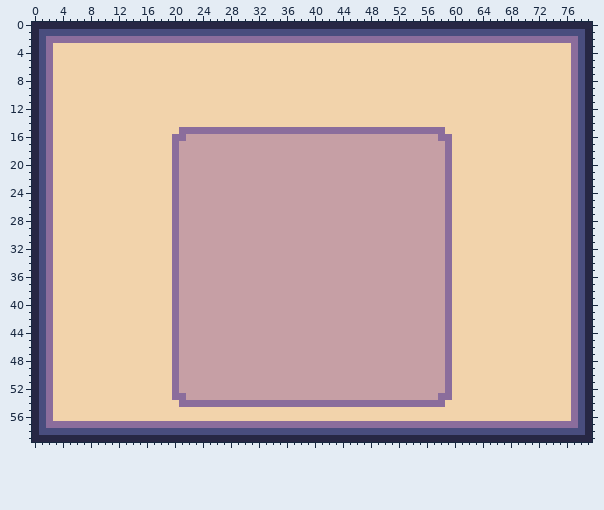
Two versions of one pixel-art file, Assets/Sprites/ase/missionCardLayout.aseprite. This is how it looked before the edit.
80x60 pixels, 1 frame.
The same view after the edit:
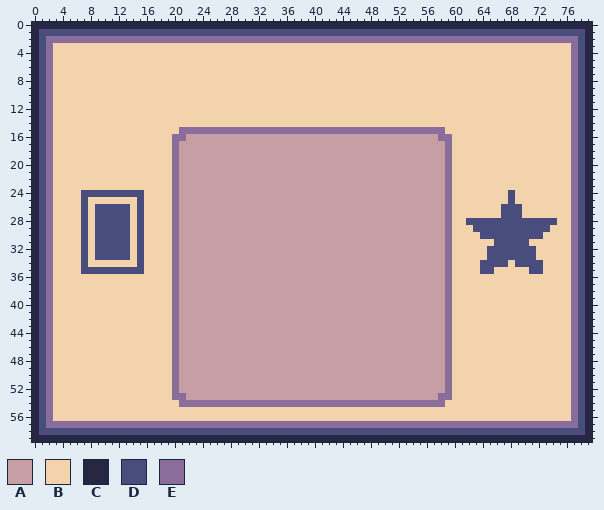
Palette (. is transparent): A #c69fa5  B #f2d3ab  C #272744  D #494d7e  E #8b6d9c
What changed:
layer "front/rewards" added
--- layer "front/rewards"
@@ x 0..79 @@
 23 CDEBBBBBBBBBBBBBBBBBEAAAAAAAAAAAAAAAAAAAAAAAAAAAAAAAAAAAAAAEBBBBBBBBBBBBBBBBBEDC
-24 CDEBBBBBBBBBBBBBBBBBEAAAAAAAAAAAAAAAAAAAAAAAAAAAAAAAAAAAAAAEBBBBBBBBBBBBBBBBBEDC
-25 CDEBBBBBBBBBBBBBBBBBEAAAAAAAAAAAAAAAAAAAAAAAAAAAAAAAAAAAAAAEBBBBBBBBBBBBBBBBBEDC
-26 CDEBBBBBBBBBBBBBBBBBEAAAAAAAAAAAAAAAAAAAAAAAAAAAAAAAAAAAAAAEBBBBBBBBBBBBBBBBBEDC
-27 CDEBBBBBBBBBBBBBBBBBEAAAAAAAAAAAAAAAAAAAAAAAAAAAAAAAAAAAAAAEBBBBBBBBBBBBBBBBBEDC
-28 CDEBBBBBBBBBBBBBBBBBEAAAAAAAAAAAAAAAAAAAAAAAAAAAAAAAAAAAAAAEBBBBBBBBBBBBBBBBBEDC
-29 CDEBBBBBBBBBBBBBBBBBEAAAAAAAAAAAAAAAAAAAAAAAAAAAAAAAAAAAAAAEBBBBBBBBBBBBBBBBBEDC
-30 CDEBBBBBBBBBBBBBBBBBEAAAAAAAAAAAAAAAAAAAAAAAAAAAAAAAAAAAAAAEBBBBBBBBBBBBBBBBBEDC
-31 CDEBBBBBBBBBBBBBBBBBEAAAAAAAAAAAAAAAAAAAAAAAAAAAAAAAAAAAAAAEBBBBBBBBBBBBBBBBBEDC
-32 CDEBBBBBBBBBBBBBBBBBEAAAAAAAAAAAAAAAAAAAAAAAAAAAAAAAAAAAAAAEBBBBBBBBBBBBBBBBBEDC
-33 CDEBBBBBBBBBBBBBBBBBEAAAAAAAAAAAAAAAAAAAAAAAAAAAAAAAAAAAAAAEBBBBBBBBBBBBBBBBBEDC
-34 CDEBBBBBBBBBBBBBBBBBEAAAAAAAAAAAAAAAAAAAAAAAAAAAAAAAAAAAAAAEBBBBBBBBBBBBBBBBBEDC
-35 CDEBBBBBBBBBBBBBBBBBEAAAAAAAAAAAAAAAAAAAAAAAAAAAAAAAAAAAAAAEBBBBBBBBBBBBBBBBBEDC
+24 CDEBBBBDDDDDDDDDBBBBEAAAAAAAAAAAAAAAAAAAAAAAAAAAAAAAAAAAAAAEBBBBBBBBDBBBBBBBBEDC
+25 CDEBBBBDBBBBBBBDBBBBEAAAAAAAAAAAAAAAAAAAAAAAAAAAAAAAAAAAAAAEBBBBBBBBDBBBBBBBBEDC
+26 CDEBBBBDBDDDDDBDBBBBEAAAAAAAAAAAAAAAAAAAAAAAAAAAAAAAAAAAAAAEBBBBBBBDDDBBBBBBBEDC
+27 CDEBBBBDBDDDDDBDBBBBEAAAAAAAAAAAAAAAAAAAAAAAAAAAAAAAAAAAAAAEBBBBBBBDDDBBBBBBBEDC
+28 CDEBBBBDBDDDDDBDBBBBEAAAAAAAAAAAAAAAAAAAAAAAAAAAAAAAAAAAAAAEBBDDDDDDDDDDDDDBBEDC
+29 CDEBBBBDBDDDDDBDBBBBEAAAAAAAAAAAAAAAAAAAAAAAAAAAAAAAAAAAAAAEBBBDDDDDDDDDDDBBBEDC
+30 CDEBBBBDBDDDDDBDBBBBEAAAAAAAAAAAAAAAAAAAAAAAAAAAAAAAAAAAAAAEBBBBDDDDDDDDDBBBBEDC
+31 CDEBBBBDBDDDDDBDBBBBEAAAAAAAAAAAAAAAAAAAAAAAAAAAAAAAAAAAAAAEBBBBBBDDDDDBBBBBBEDC
+32 CDEBBBBDBDDDDDBDBBBBEAAAAAAAAAAAAAAAAAAAAAAAAAAAAAAAAAAAAAAEBBBBBDDDDDDDBBBBBEDC
+33 CDEBBBBDBDDDDDBDBBBBEAAAAAAAAAAAAAAAAAAAAAAAAAAAAAAAAAAAAAAEBBBBBDDDDDDDBBBBBEDC
+34 CDEBBBBDBBBBBBBDBBBBEAAAAAAAAAAAAAAAAAAAAAAAAAAAAAAAAAAAAAAEBBBBDDDDBDDDDBBBBEDC
+35 CDEBBBBDDDDDDDDDBBBBEAAAAAAAAAAAAAAAAAAAAAAAAAAAAAAAAAAAAAAEBBBBDDBBBBBDDBBBBEDC
 36 CDEBBBBBBBBBBBBBBBBBEAAAAAAAAAAAAAAAAAAAAAAAAAAAAAAAAAAAAAAEBBBBBBBBBBBBBBBBBEDC
